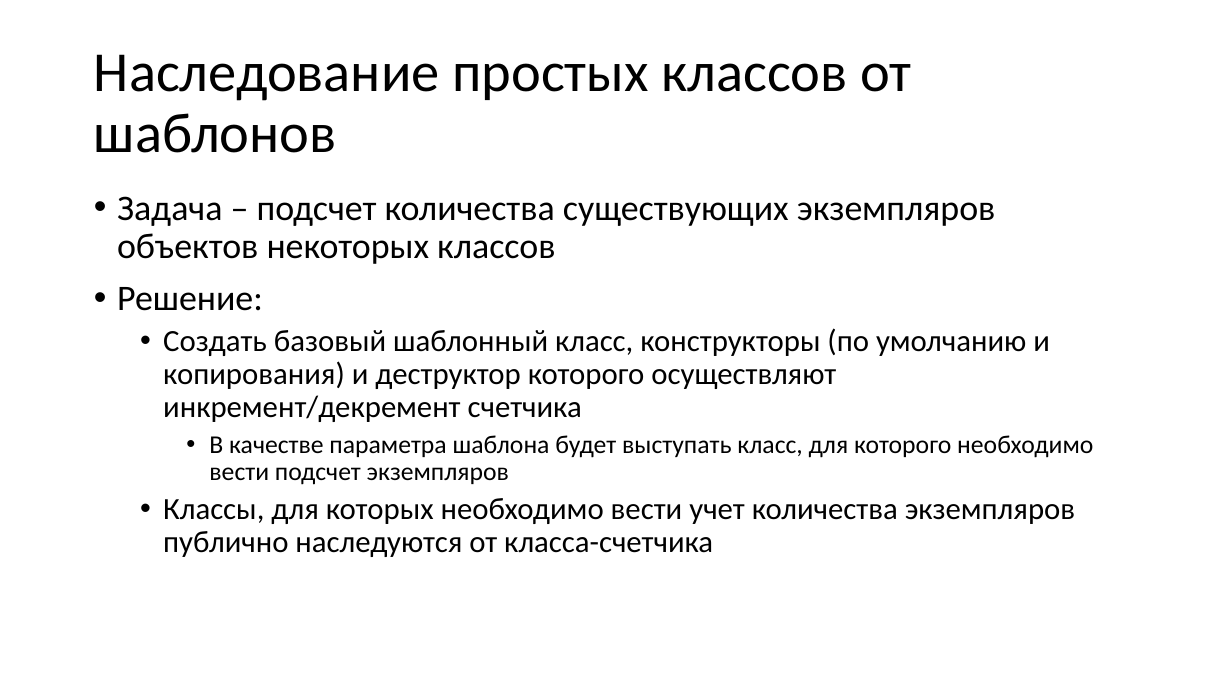
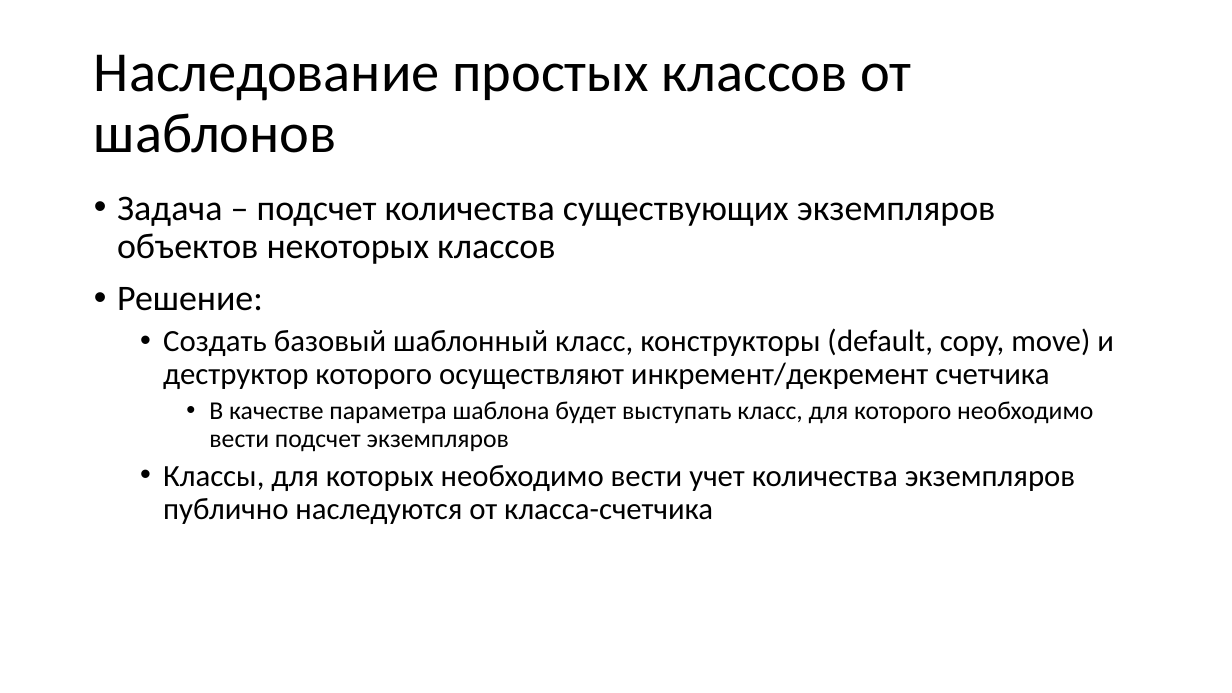
Before and after one commit to alexey-malov/oop, a slide deck: slide 54 of lectures/06/Обобщенное программирование, шаблоны.pptx (slide 53 before the commit). Drawn at 1232x693 pixels with LibreOffice and Linux fonts; fonts in the diff are those of the drawing. Boxes give left, top, right and bottom in pixels: in the first picture for what was removed or moved away, otherwise in the second. Text is boxed around its words. In the diff, an @@ line names an element or a change of style, - is before the commit and + after.

```diff
--- a/lectures/06/Обобщенное программирование, шаблоны.pptx
+++ b/lectures/06/Обобщенное программирование, шаблоны.pptx
@@ text at (163,328,1114,389): text changed @@
-  • Создать базовый шаблонный класс, конструкторы (по умолчанию и копирования) и деструктор которого осуществляют инкремент/декремент счетчика
+  • Создать базовый шаблонный класс, конструкторы (default, copy, move) и деструктор которого осуществляют инкремент/декремент счетчика
```
Also in this commit, not shown: 15 other slides changed, 5 slides added, 4 slides removed, 6 other files.
